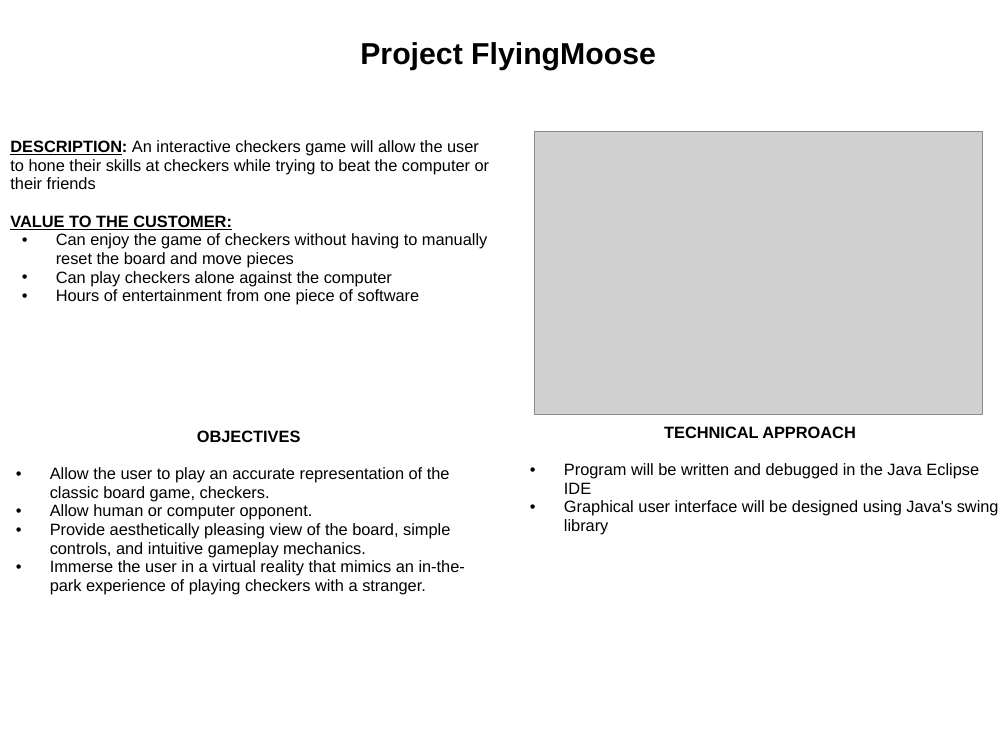
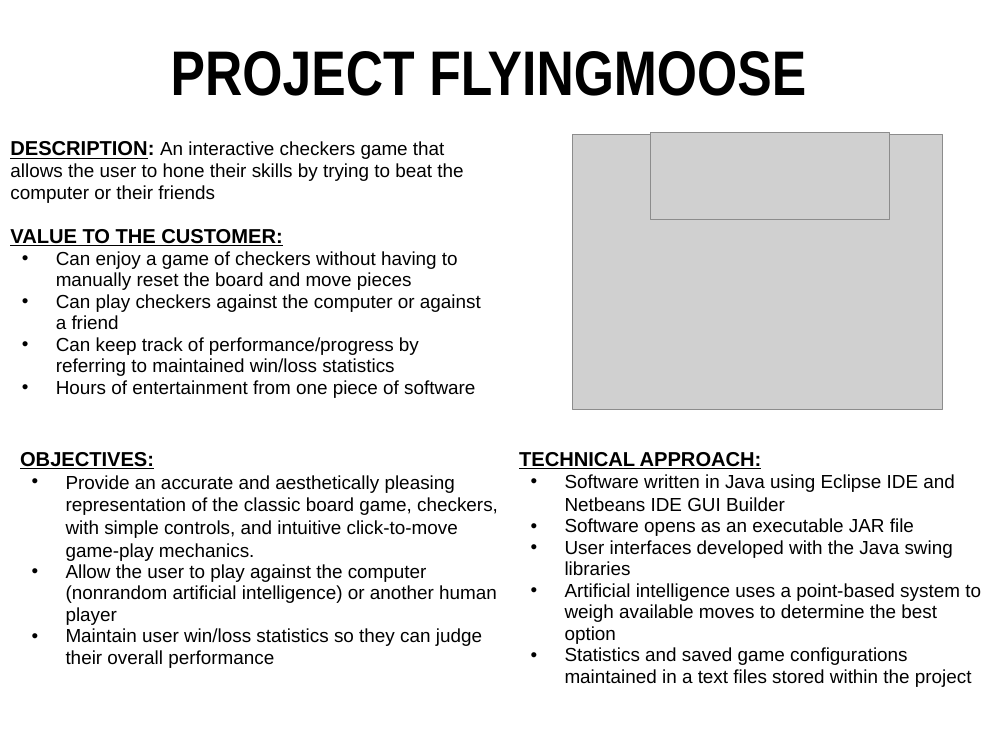
Before and after one commit to desweet/checkers-flyingmoose, a slide deck: slide 1 of docs/Quad Chart.ppt. Drawn at 1008x756 pixels with LibreOffice and Linux fonts; fonts in the diff are those of the drawing; grey boxes stand for pictures; background and template pictures are left out. Boxes give left, top, right and bottom in pixels: in the first picture for what was removed or moved away, otherwise in the second. Text is boxed around its words. In the diff, an @@ line names an element or a change of style, - is before the commit and + after.

```diff
--- a/docs/Quad Chart.ppt
+++ b/docs/Quad Chart.ppt
@@ title at bbox=[171, 51, 806, 96]: text changed; size 24 to 50 pt; font Arial to Arial Narrow @@
-Project FlyingMoose
+PROJECT FLYINGMOOSE
@@ text at bbox=[10, 141, 463, 203]: text changed; size 13 to 15 pt @@
-DESCRIPTION: An interactive checkers game will allow the user to hone their skills at checkers while trying to beat the computer or their friends
+DESCRIPTION: An interactive checkers game that allows the user to hone their skills by trying to beat the computer or their friends
@@ picture: place and size @@
-picture at bbox=[534, 131, 983, 415]
+picture at bbox=[573, 134, 943, 409]
@@ picture added at bbox=[651, 132, 889, 220] @@
@@ text at bbox=[10, 229, 475, 398]: size 13 to 16 pt in "VALUE TO THE CUSTOMER:"; size 13 to 15 pt in "Hours of entertainment from one piece of ..." @@
@@ text at bbox=[56, 251, 481, 376]: text changed; size 13 to 15 pt @@
-  • Can enjoy the game of checkers without having to manually reset the board and move pieces
-  • Can play checkers alone against the computer
+  • Can enjoy a game of checkers without having to manually reset the board and move pieces
+  • Can play checkers against the computer or against a friend
+  • Can keep track of performance/progress by referring to maintained win/loss statistics
@@ text removed at bbox=[564, 426, 999, 535] @@
-TECHNICAL APPROACH
-  • Program will be written and debugged in the Java Eclipse IDE
-  • Graphical user interface will be designed using Java's swing library
@@ text at bbox=[20, 452, 498, 668]: text changed; size 13 to 15 pt @@
-OBJECTIVES
-  • Allow the user to play an accurate representation of the classic board game, checkers.
-  • Allow human or computer opponent.
-  • Provide aesthetically pleasing view of the board, simple controls, and intuitive gameplay mechanics.
-  • Immerse the user in a virtual reality that mimics an in-the-park experience of playing checkers with a stranger.
+OBJECTIVES:
+  • Provide an accurate and aesthetically pleasing representation of the classic board game, checkers, with simple controls, and intuitive click-to-move game-play mechanics.
+  • Allow the user to play against the computer (nonrandom artificial intelligence) or another human player
+  • Maintain user win/loss statistics so they can judge their overall performance
@@ text added at bbox=[519, 452, 981, 687], 15 pt, text #000000 @@
+TECHNICAL APPROACH:
+  • Software written in Java using Eclipse IDE and Netbeans IDE GUI Builder
+  • Software opens as an executable JAR file
+  • User interfaces developed with the Java swing libraries
+  • Artificial intelligence uses a point-based system to weigh available moves to determine the best option
+  • Statistics and saved game configurations maintained in a text files stored within the project
```
Also in this commit, not shown: 10 other files.
